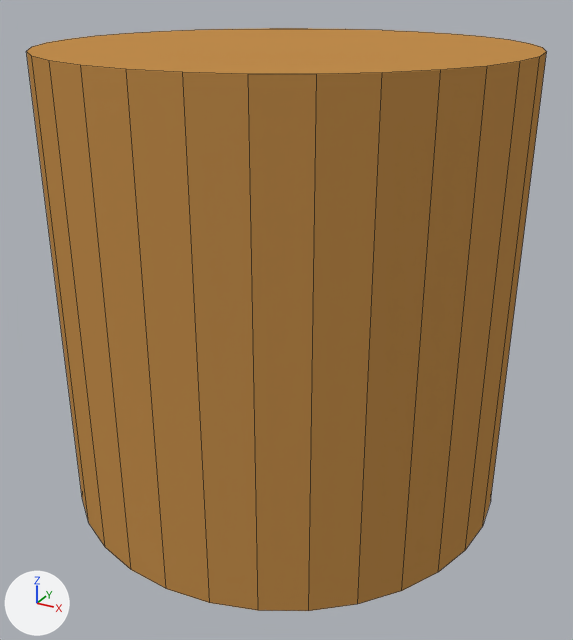
The Blender file blender/tree_creator.blend as it was, and as the next commit left it.
Before and after are seen from a 50 mm lens placed at (1.62, -2.95, 1.27), pointed at (0.04, -0.07, -0.17). Lighting does not change. The marker at lower left points along +X, +Y and +Z. Mesh edges are drawn as thin lines.

The scene before the commit, as lines of its bpy script (objects in view):
```python
me_cylinder = bpy.data.meshes.new('Cylinder')
me_cylinder.from_pydata(...)  # a 32-sided cylinder along z spanning x -1.0..1.0, y -1.0..1.0, z -1.0..1.0
me_cylinder.materials.append(mat_cylindermaterial)  # orange #c38e4d
ob_mycylinder = bpy.data.objects.new('MyCylinder', me_cylinder)
ob_mycylinder.location = (0.0, 0.0, 0.0)
```
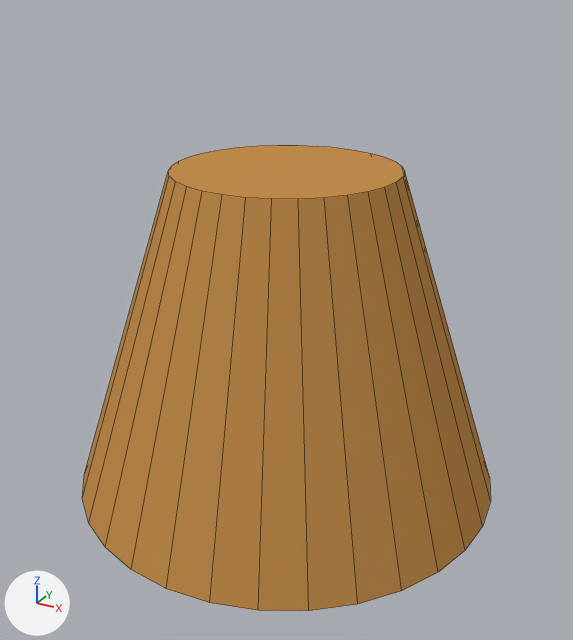
Commit message: tapered cylinder creation

The change in detail:
me_cylinder has 64 vertices, 34 faces and spans x -1.0..1.0, y -1.0..1.0, z -1.0..1.0.
me_cylinder is used by ob_mycylinder; location (0.0, 0.0, 0.0).
me_cylinder part 1: all 32 vertices in x -1.0..1.0, y -1.0..1.0, z 1.0 are scaled about their middle by (0.5, 0.5, 1), then moved by (0.0, 0.0, -0.5).

Where the change shows, as pixel boxes [x1, y1, x2, y2] in the pictures (573 x 640 px):
'MyCylinder', reshaped (21% narrower, 20% shorter)
    before: [26, 28, 547, 611]
    after: [82, 145, 491, 611]
